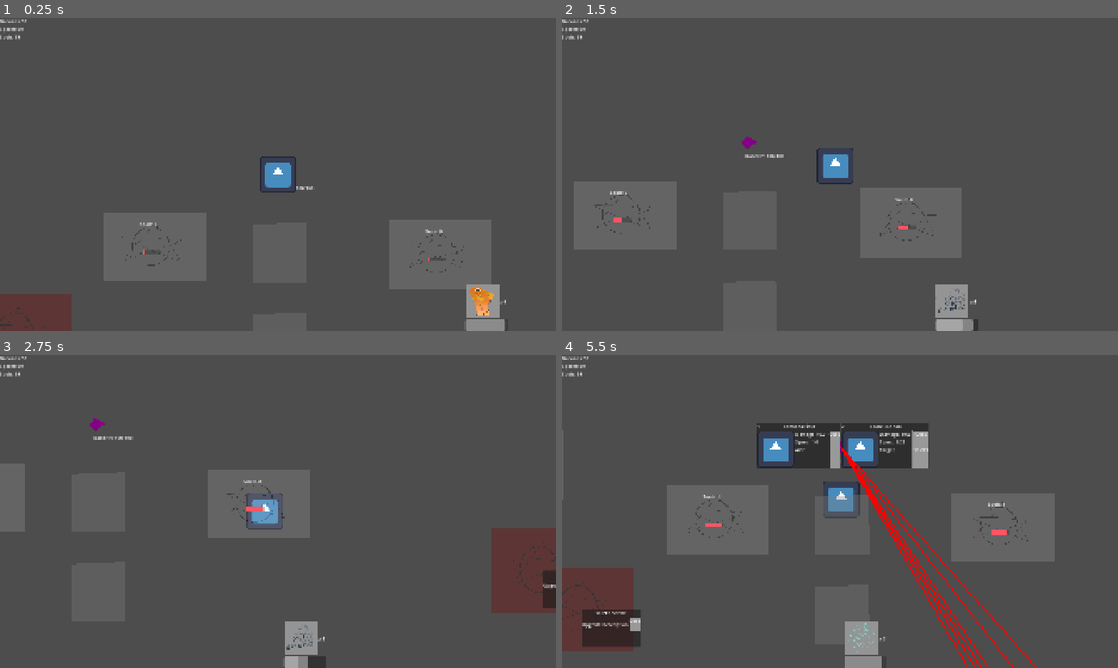
Above: before the commit, frames 1-4 (two rows, left to right).
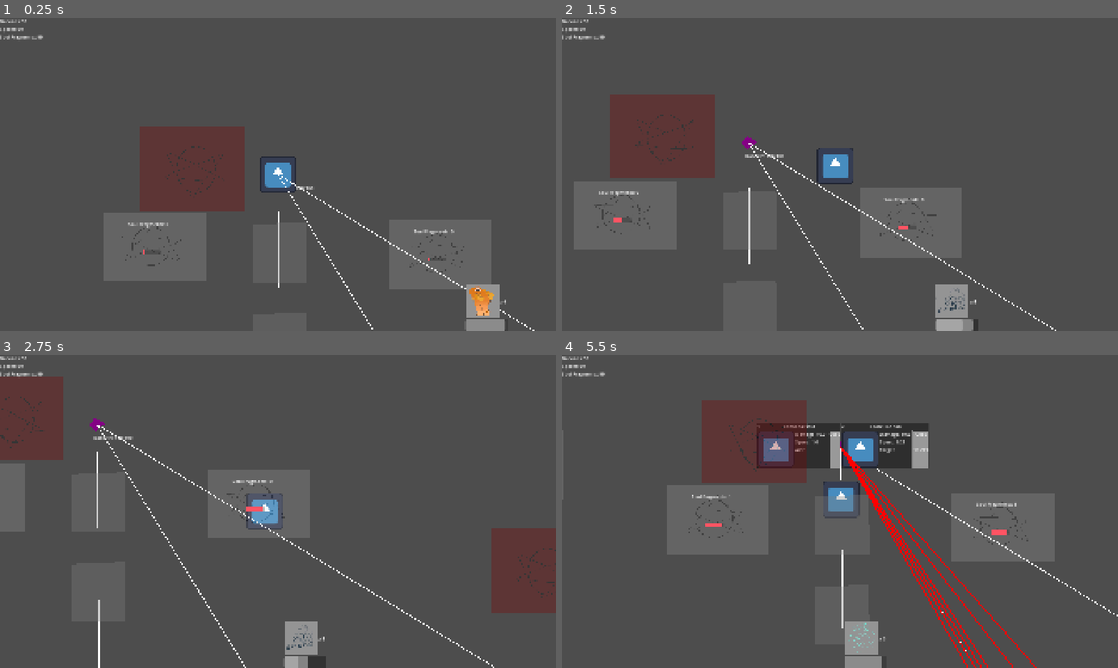
Above: after the commit, the same moments.

Repository: skeeeth/Allstar-Cult-Slip
Game: Godot game, scene res://Source/Level/World/Layouts/alt_world.tscn
Two runs of this game, one before a commit and one after it. Both use one fixed random seed, a clock stepped at 60 frames per second and the inputs below. The engine's default icon, where the game draws it, is replaced by a stand-in: a white triangle on a blue panel in a dark square.
Inputs:
- Up to frame 1 (0.25 s): no input
- Up to frame 2 (1.5 s): hold D (right) 0.53-1.28 s; hold E (Interact) 0.53-1.28 s; tap 1 (one) at 0.8, 1.35 s; hold S (down) from 1.28 s (still down)
- Up to frame 3 (2.75 s): tap E (Interact) at 1.55 s; release S (down) at 2.03 s; hold D (right) from 2.03 s (still down); hold E (Interact) from 2.03 s (still down); tap 1 (one) at 2.3 s
- Up to frame 4 (5.5 s): release D (right) at 2.78 s; release E (Interact) at 2.78 s; hold W (up) 2.78-3.53 s; tap 1 (one) at 2.85, 3.8, 5.3 s; tap E (Interact) at 3.05, 4.55 s; hold 3 (three) 3.53-4.28 s; hold A (left) 3.53-5.03 s; tap 2 (two) at 4.35 s; hold S (down) from 5.03 s (still down); hold E (Interact) from 5.03 s (still down)

The runs differ from the first frame. In frame 1, 0.4% of the frame differs, in the area x 1-97%, y 5-100%; in frame 2, 0.5%; in frame 3, 1.0%; in frame 4, 2.9%, in the area x 1-100%, y 5-95%.

Commit message:
Projectile upgrades via resource S/L and respects game reset

Diff:
--- a/Resources/Projectiles/Coconut.tres
+++ b/Resources/Projectiles/Coconut.tres
@@ -1,10 +1,10 @@
-[gd_resource type="Resource" script_class="ProjectileData" format=3 uid="uid://cpw70255yipkg"]
+[gd_resource type="Resource" script_class="ProjectileData" format=3]
 
-[ext_resource type="Script" uid="uid://bpp0od0nilhfy" path="res://Source/Interactable/Towers/Projectile/ProjectileData.gd" id="1_oadmr"]
-[ext_resource type="Texture2D" uid="uid://b4xjpav2ajulb" path="res://Assets/BEE WIPs/COCONUT.png" id="2_3bano"]
+[ext_resource type="Script" path="res://Source/Interactable/Towers/Projectile/ProjectileData.gd" id="1_oadmr"]
+[ext_resource type="Texture2D" path="res://Assets/BEE WIPs/COCONUT.png" id="2_3bano"]
 
 [resource]
 script = ExtResource("1_oadmr")
 sprite = ExtResource("2_3bano")
-speed = 600.0
+speed = 2000.0
 metadata/_custom_type_script = "uid://bpp0od0nilhfy"
--- a/Resources/Towers/Spore Cannon.tres
+++ b/Resources/Towers/Spore Cannon.tres
@@ -1,18 +1,9 @@
 [gd_resource type="Resource" script_class="TowerData" format=3 uid="uid://q28bs4ba3fb4"]
 
 [ext_resource type="Script" uid="uid://dlv0kunqio4rh" path="res://Source/Interactable/Towers/TowerData.gd" id="1_6b1dq"]
-[ext_resource type="Script" uid="uid://bpp0od0nilhfy" path="res://Source/Interactable/Towers/Projectile/ProjectileData.gd" id="1_u0703"]
-[ext_resource type="Texture2D" uid="uid://b4xjpav2ajulb" path="res://Assets/BEE WIPs/COCONUT.png" id="2_iexn0"]
+[ext_resource type="Resource" uid="uid://dmbvfd3oeiqde" path="res://Resources/Projectiles/Coconut.tres" id="1_u0703"]
 [ext_resource type="Texture2D" uid="uid://cpdy45nuskuus" path="res://Assets/CUSTOM PLACEHOLDER/spore_cannon.png" id="2_js56t"]
 [ext_resource type="Resource" uid="uid://dkh5n8jlq88wc" path="res://Resources/Towers/SuperSpore.tres" id="3_g3s0g"]
-
-[sub_resource type="Resource" id="Resource_42r7h"]
-script = ExtResource("1_u0703")
-sprite = ExtResource("2_iexn0")
-spash_size = 10.0
-speed = 2000.0
-track = true
-metadata/_custom_type_script = "uid://bpp0od0nilhfy"
 
 [resource]
 script = ExtResource("1_6b1dq")
@@ -27,6 +18,6 @@
 })
 trigger_time = 0.25
 area_size = 500.0
-projectile = SubResource("Resource_42r7h")
+projectile = ExtResource("1_u0703")
 upgrade = ExtResource("3_g3s0g")
 metadata/_custom_type_script = "uid://dlv0kunqio4rh"
--- /dev/null
+++ b/Resources/Upgrades/BiggerCoconut.tres
@@ -0,0 +1,20 @@
+[gd_resource type="Resource" script_class="Upgrade" format=3 uid="uid://bx8sruyl7ngi1"]
+
+[ext_resource type="Script" uid="uid://bpp0od0nilhfy" path="res://Source/Interactable/Towers/Projectile/ProjectileData.gd" id="1_q8h5k"]
+[ext_resource type="Resource" path="res://Resources/Projectiles/Coconut.tres" id="2_ety7o"]
+[ext_resource type="Script" uid="uid://dlv0kunqio4rh" path="res://Source/Interactable/Towers/TowerData.gd" id="2_r256w"]
+[ext_resource type="Script" uid="uid://btarx67t2mdtf" path="res://Source/Interactable/Upgrade Offer/upgrade_data.gd" id="3_ety7o"]
+
+[resource]
+script = ExtResource("3_ety7o")
+name = "Better Coconuts"
+cost = Dictionary[int, int]({
+2: 3
+})
+type = 3
+associated_proj = Array[ExtResource("1_q8h5k")]([ExtResource("2_ety7o")])
+stat_increases = Dictionary[String, float]({
+"Size": 64.0,
+"Speed": 200.0
+})
+metadata/_custom_type_script = "uid://btarx67t2mdtf"
--- a/Resources/Upgrades/super_spore_BP.tres
+++ b/Resources/Upgrades/super_spore_BP.tres
@@ -1,10 +1,12 @@
 [gd_resource type="Resource" script_class="Upgrade" format=3 uid="uid://bjhl4pu7f188b"]
 
 [ext_resource type="Script" uid="uid://btarx67t2mdtf" path="res://Source/Interactable/Upgrade Offer/upgrade_data.gd" id="1_1rx8l"]
+[ext_resource type="Script" uid="uid://bpp0od0nilhfy" path="res://Source/Interactable/Towers/Projectile/ProjectileData.gd" id="1_37k8w"]
+[ext_resource type="Script" uid="uid://dlv0kunqio4rh" path="res://Source/Interactable/Towers/TowerData.gd" id="2_3j5x6"]
 [ext_resource type="Resource" uid="uid://dkh5n8jlq88wc" path="res://Resources/Towers/SuperSpore.tres" id="2_uttk6"]
 
 [resource]
 script = ExtResource("1_1rx8l")
 name = "SUPER SPORE"
-tower_data = ExtResource("2_uttk6")
+associated_towers = Array[ExtResource("2_3j5x6")]([ExtResource("2_uttk6")])
 metadata/_custom_type_script = "uid://btarx67t2mdtf"
--- a/Source/Interactable/Towers/Projectile/ProjectileData.gd
+++ b/Source/Interactable/Towers/Projectile/ProjectileData.gd
@@ -4,10 +4,35 @@
 
 @export var sprite:Texture2D
 @export var spash_size:float = -1.0 #for single target
+
 @export var speed:float
+var speed_mod:float = 0
 @export var size = 64
+var size_mod:float = 0
+
 
 enum activation{END_EXPLODE, TRAVEL}
 @export var activation_type:activation
+var type_mod:int = 0
 
 @export var track:bool = false
+
+func _init() -> void:
+	Scoring.game_reseting.connect(_reset_state)
+
+func _reset_state() -> void:
+	size_mod = 0
+	type_mod = 0
+	speed_mod = 0
+
+func add_stats(stats:Dictionary):
+	var try_add = func add_stat(key:String)-> float:
+		if stats.has(key):
+			return stats[key]
+		else:
+			return 0
+
+	speed_mod += try_add.call("Speed")
+	size_mod += try_add.call("Size")
+	var result = ResourceSaver.save(self,resource_path)
+	print(result)
--- a/Source/Interactable/Towers/Projectile/projectile.gd
+++ b/Source/Interactable/Towers/Projectile/projectile.gd
@@ -19,10 +19,11 @@
 	new_p.data = d
 	new_p.source_tower = source
 	new_p.sprite.texture = d.sprite
-	new_p.movespeed = d.speed
+	new_p.sprite.size = Vector2(d.size + d.size_mod ,d.size + d.size_mod)
+	new_p.movespeed = d.speed + d.speed_mod
 	if d.spash_size > 0:
 		var collision_shape = CircleShape2D.new()
-		collision_shape.radius = d.size
+		collision_shape.radius = d.size + d.size_mod
 		new_p.shape_node.shape = collision_shape
 	return new_p
 
--- a/Source/Interactable/Towers/Tower.gd
+++ b/Source/Interactable/Towers/Tower.gd
@@ -16,7 +16,7 @@
 
 static func create(from_data:TowerData) -> Tower: #Make sure to add to scene!
 	var new_tower:Tower = self_scene.instantiate()
-	new_tower.data = from_data
+	new_tower.data = load(from_data.resource_path)
 	var circle = CircleShape2D.new()
 	circle.radius = from_data.area_size
 	new_tower.range_shape.shape = circle
@@ -28,7 +28,6 @@
 	var parent = area.get_parent()
 	assert(parent is Unit)
 	register_unit(parent)
-	pass # Replace with function body.
 
 func _on_effect_area_area_exited(area: Area2D) -> void:
 	var parent = area.get_parent()
--- a/Source/Interactable/Upgrade Offer/upgrade_data.gd
+++ b/Source/Interactable/Upgrade Offer/upgrade_data.gd
@@ -9,9 +9,10 @@
 
 @export var unlocks:Array[Upgrade] #circular ref danger?
 
-enum effects{BLUEPRINT, TOWER_BUFF, RESOURCE_BUFF}
+enum effects{BLUEPRINT, TOWER_BUFF, RESOURCE_BUFF, PROJECTILE_BUFF}
 @export var type:effects
 
-@export var tower_data:TowerData
+@export var associated_towers:Array[TowerData]
+@export var associated_proj:Array[ProjectileData]
 
 @export var stat_increases:Dictionary[String, float]
--- a/Source/Interactable/Upgrade Offer/upgrade_offer.gd
+++ b/Source/Interactable/Upgrade Offer/upgrade_offer.gd
@@ -13,7 +13,8 @@
 
 func _ready() -> void:
 	upgrade_pool = starting_pool
-	change_offer()
+#	change_offer()
+	info_block.set_info(offer)
 	interactable.interacted.connect(on_interact)
 	interactable.entered.connect(on_enter)
 	interactable.exited.connect(on_exit)
@@ -51,9 +52,13 @@
 #region Do the damn thing
 	match  offer.type:
 		Upgrade.effects.BLUEPRINT:
-			TowerSite.add_pool(offer.tower_data)
+			TowerSite.add_pool(offer.associated_towers[0])
 		Upgrade.effects.RESOURCE_BUFF:
 			ResourceCircle.get_upgrade(offer.stat_increases)
+		Upgrade.effects.PROJECTILE_BUFF:
+			for proj in offer.associated_proj:
+				proj.add_stats(offer.stat_increases)
+
 #endregion
 
 
--- a/Source/Interactable/Upgrade Offer/upgrade_offer.tscn
+++ b/Source/Interactable/Upgrade Offer/upgrade_offer.tscn
@@ -21,5 +21,8 @@
 modulate = Color(0.5137255, 0, 0, 0.30980393)
 scale = Vector2(0.4, 0.4)
 texture = ExtResource("5_hrwrk")
+flip_h = true
+flip_v = true
 
 [node name="Info Block" parent="." unique_id=501015177 instance=ExtResource("6_51exp")]
+visible = false
--- a/Source/Level/Resource/ResourceManager.gd
+++ b/Source/Level/Resource/ResourceManager.gd
@@ -11,7 +11,7 @@
 const ResourceNames:Dictionary[ResourceTypes,String] = {
 	ResourceManager.ResourceTypes.B: "Bananas",
 	ResourceManager.ResourceTypes.O: "Spores",
-	ResourceManager.ResourceTypes.U: "Souls"
+	ResourceManager.ResourceTypes.U: "Soul Fragments"
 }
 
 var ResourceCadence:Dictionary[ResourceTypes,float] = {
--- a/Source/Level/UI/Cost Block/cost_block.gd
+++ b/Source/Level/UI/Cost Block/cost_block.gd
@@ -12,3 +12,6 @@
 		cost_text += "%s: %s/%s\n" % [k, ResourceManager.get_current(k), data[k]]
 
 	cost.text = cost_text
+
+func check_afford() -> bool:
+	return true
--- a/Source/Level/UI/Scoring/Scoring.gd
+++ b/Source/Level/UI/Scoring/Scoring.gd
@@ -1,5 +1,7 @@
 extends Node
 
+
+signal game_reseting
 signal score_changed
 
 var breakdown:Dictionary[String,float]
@@ -18,3 +20,16 @@
 	for k in breakdown:
 		total += breakdown[k]
 	return total
+
+func reset_game():
+	game_reseting.emit()
+	get_tree().reload_current_scene()
+	pass
+
+func end_game():
+	reset_game()
+
+func _input(event: InputEvent) -> void:
+	if event.is_action_pressed("debug_r"):
+		ResourceManager.current.clear()
+		end_game()
--- a/Source/Level/World/Base/base.gd
+++ b/Source/Level/World/Base/base.gd
@@ -17,8 +17,4 @@
 
 
 func end_game():
-	get_tree().reload_current_scene()
-
-func _input(event: InputEvent) -> void:
-	if event.is_action_pressed("debug_r"):
-		end_game()
+	Scoring.end_game()
--- a/Source/Level/World/EnemyInstancer.gd
+++ b/Source/Level/World/EnemyInstancer.gd
@@ -20,6 +20,12 @@
 	wave_timer.wait_time = next_delay
 	wave_timer.timeout.connect(_on_timer_timeout)
 	determine_wave()
+	for p in spawn_points:
+		var line = Line2D.new()
+		line.width = 3
+		line.add_point(Vector2.ZERO)
+		line.add_point(-p.position)
+		p.add_child(line)
 
 
 func _on_timer_timeout() -> void:
--- a/Source/Level/World/Layouts/alt_world.tscn
+++ b/Source/Level/World/Layouts/alt_world.tscn
@@ -3,6 +3,7 @@
 [ext_resource type="PackedScene" uid="uid://bd2ql28wugssl" path="res://Source/Level/World/Layouts/T_level.tscn" id="1_6u65b"]
 [ext_resource type="PackedScene" uid="uid://ofx71x0hbi23" path="res://Source/Interactable/Circle/ResourceCircle.tscn" id="2_nh767"]
 [ext_resource type="PackedScene" uid="uid://c2og13fi0nolf" path="res://Source/Interactable/Upgrade Offer/upgrade_offer.tscn" id="3_04pb6"]
+[ext_resource type="Resource" uid="uid://bx8sruyl7ngi1" path="res://Resources/Upgrades/BiggerCoconut.tres" id="4_ic43r"]
 
 [node name="Alt World" unique_id=1815319325 instance=ExtResource("1_6u65b")]
 
@@ -28,7 +29,9 @@
 position = Vector2(2269, 91)
 
 [node name="Upgrade Offer" parent="." index="12" unique_id=167568939 instance=ExtResource("3_04pb6")]
-position = Vector2(-894, 561)
+position = Vector2(-297, -20)
+offer = ExtResource("4_ic43r")
 
 [node name="Upgrade Offer2" parent="." index="13" unique_id=1793415706 instance=ExtResource("3_04pb6")]
 position = Vector2(1542, 505)
+offer = ExtResource("4_ic43r")
